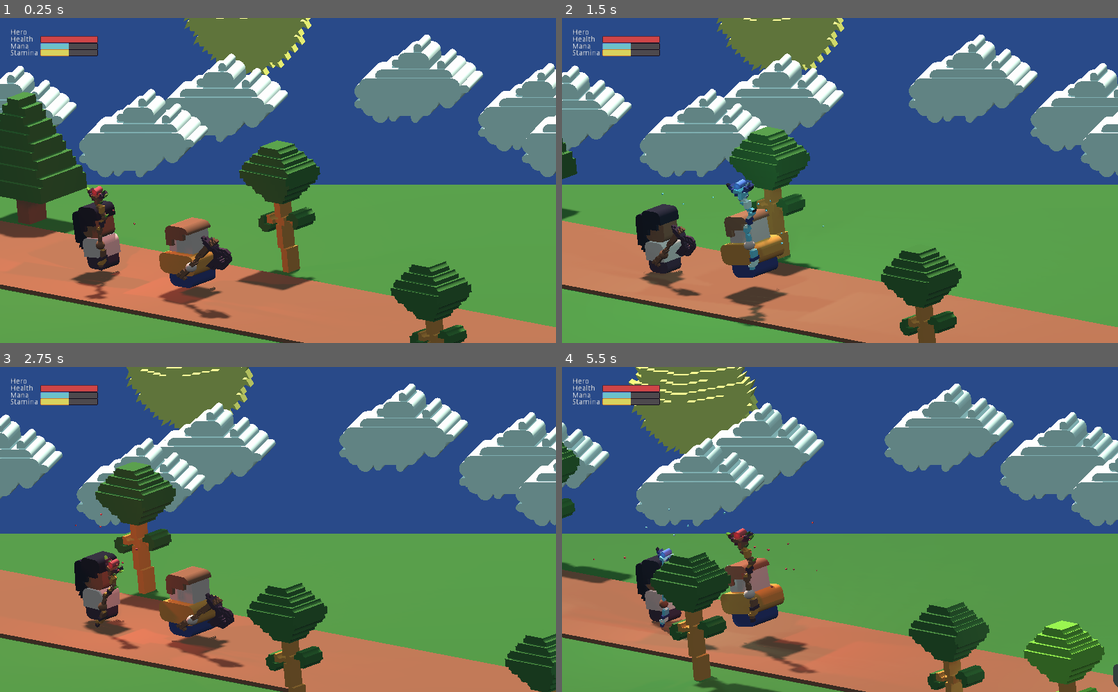
Above: before the commit, frames 1-4 (two rows, left to right).
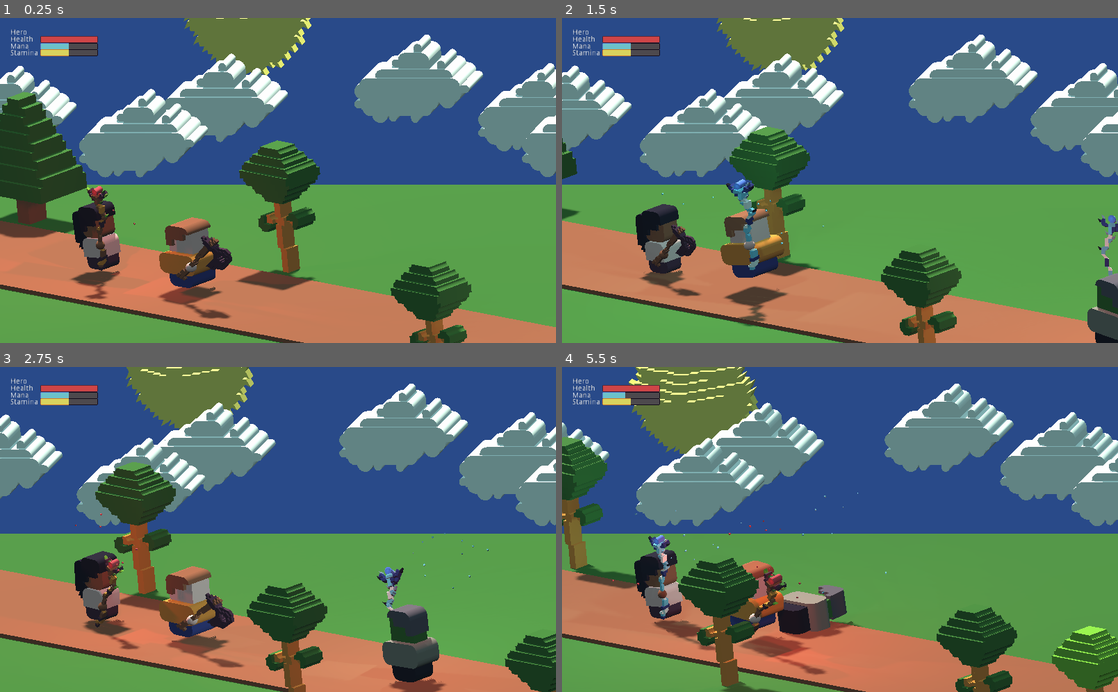
Above: after the commit, the same moments.

Repository: matt-cles/item-assistant
Game: Godot game, scene res://scenes/Main.tscn
The game is run twice, just before and just after one commit, with the same random seed, the same clock (stepped at 60 frames per second) and the same inputs.
Inputs:
- Up to frame 1 (0.25 s): no input
- Up to frame 2 (1.5 s): tap Enter (ui_accept) at 0.5, 0.77 s; hold Right (ui_right) 0.53-1.28 s; hold Left (ui_left) from 1.28 s (still down)
- Up to frame 3 (2.75 s): tap Enter (ui_accept) at 1.52 s; release Left (ui_left) at 2.03 s; hold Right (ui_right) from 2.03 s (still down)
- Up to frame 4 (5.5 s): tap Enter (ui_accept) at 3.02, 3.77, 4.52 s; release Right (ui_right) at 3.53 s; hold Left (ui_left) from 3.53 s (still down)

The runs differ from the first frame. In frame 1, 0.1% of the frame differs, in the area x 75-84%, y 86-100%; in frame 2, 1.3%; in frame 3, 3.2%; in frame 4, 15%, in the area x 0-100%, y 7-100%.

Commit message:
add death animation to enemies

Diff:
--- /dev/null
+++ b/animations/die.tres
@@ -0,0 +1,52 @@
+[gd_resource type="Animation" format=2]
+
+[resource]
+resource_name = "die"
+tracks/0/type = "value"
+tracks/0/path = NodePath("pivot:translation")
+tracks/0/interp = 1
+tracks/0/loop_wrap = true
+tracks/0/imported = false
+tracks/0/enabled = true
+tracks/0/keys = {
+"times": PoolRealArray( 0, 0.3, 0.6 ),
+"transitions": PoolRealArray( 1, 1, 1 ),
+"update": 0,
+"values": [ Vector3( 0, 0, 0 ), Vector3( 0, -0.132523, -0.754273 ), Vector3( 0, -0.226084, -0.754273 ) ]
+}
+tracks/1/type = "value"
+tracks/1/path = NodePath("pivot:rotation_degrees")
+tracks/1/interp = 1
+tracks/1/loop_wrap = true
+tracks/1/imported = false
+tracks/1/enabled = true
+tracks/1/keys = {
+"times": PoolRealArray( 0, 0.3 ),
+"transitions": PoolRealArray( 1, 1 ),
+"update": 0,
+"values": [ Vector3( 0, 0, 0 ), Vector3( -86.216, 0, 0 ) ]
+}
+tracks/2/type = "value"
+tracks/2/path = NodePath("pivot/RightHand:translation")
+tracks/2/interp = 1
+tracks/2/loop_wrap = true
+tracks/2/imported = false
+tracks/2/enabled = true
+tracks/2/keys = {
+"times": PoolRealArray( 0.3 ),
+"transitions": PoolRealArray( 1 ),
+"update": 0,
+"values": [ Vector3( -0.550165, 0.265628, -0.221791 ) ]
+}
+tracks/3/type = "value"
+tracks/3/path = NodePath("pivot:scale")
+tracks/3/interp = 1
+tracks/3/loop_wrap = true
+tracks/3/imported = false
+tracks/3/enabled = true
+tracks/3/keys = {
+"times": PoolRealArray( 0, 0.3, 0.6 ),
+"transitions": PoolRealArray( 1, 1, 1 ),
+"update": 0,
+"values": [ Vector3( 1, 1, 1 ), Vector3( 1, 1, 1 ), Vector3( 1, 0.999086, 0.762948 ) ]
+}
--- a/scenes/Enemy.tscn
+++ b/scenes/Enemy.tscn
@@ -9,6 +9,7 @@
 [ext_resource path="res://color_scheme/black.tres" type="Material" id=7]
 [ext_resource path="res://scripts/Enemy.gd" type="Script" id=8]
 [ext_resource path="res://animations/attack.tres" type="Animation" id=9]
+[ext_resource path="res://animations/die.tres" type="Animation" id=10]
 
 [sub_resource type="SphereMesh" id=1]
 
@@ -18,7 +19,7 @@
 script = ExtResource( 8 )
 
 [node name="pivot" type="Spatial" parent="."]
-transform = Transform( -1, 0, -8.74228e-08, 0, 1, 0, 8.74228e-08, 0, -1, 0, 0, 0 )
+transform = Transform( 1, 0, 0, 0, 0.999086, 0, 0, 0, 0.762948, 0, 0, 0 )
 
 [node name="EnemyMesh" type="MeshInstance" parent="pivot"]
 transform = Transform( 0.1, 0, 0, 0, 0.1, 0, 0, 0, 0.1, 0, 0, 0 )
@@ -29,7 +30,7 @@
 material/3 = ExtResource( 5 )
 
 [node name="RightHand" type="Spatial" parent="pivot"]
-transform = Transform( 0.268957, -0.926142, 0.26443, 0.960282, 0.236672, -0.147799, 0.0742996, 0.293679, 0.953012, -0.661307, 0.139597, 0.233837 )
+transform = Transform( -0.0219959, -0.772121, -0.635095, 0.130085, 0.627638, -0.76756, 0.991259, -0.0994995, 0.0866358, -0.364854, -0.0331169, -0.356495 )
 
 [node name="HandMesh" type="MeshInstance" parent="pivot/RightHand"]
 transform = Transform( 0.07, 9.11939e-11, -9.31323e-10, -2.4315e-09, 0.07, 1.10425e-08, -9.31323e-10, -1.08309e-10, 0.07, 0, 0, 0 )
@@ -40,6 +41,7 @@
 
 [node name="AnimationPlayer" type="AnimationPlayer" parent="."]
 anims/attack = ExtResource( 9 )
+anims/die = ExtResource( 10 )
 anims/still = ExtResource( 3 )
 anims/walk = ExtResource( 2 )
 
@@ -51,5 +53,9 @@
 shape = SubResource( 2 )
 
 [node name="EvilGlow" type="OmniLight" parent="."]
-transform = Transform( 1, 0, 0, 0, 1, 0, 0, 0, 1, 0, 1.05781, 0 )
-light_color = Color( 0.498039, 0.0196078, 0.0196078, 1 )
+transform = Transform( 1, 0, 0, 0, 1, 0, 0, 0, 1, 0, 0.842169, 0 )
+light_color = Color( 0.815686, 0.27451, 0.282353, 1 )
+
+[node name="VisibilityNotifier" type="VisibilityNotifier" parent="."]
+
+[connection signal="screen_exited" from="VisibilityNotifier" to="." method="_on_VisibilityNotifier_screen_exited"]
--- a/scenes/Main.tscn
+++ b/scenes/Main.tscn
@@ -288,10 +288,10 @@
 [node name="EnemySpawnPoint" type="Spatial" parent="World" groups=[
 "enemy_spawn_point",
 ]]
-transform = Transform( -0.883806, 0, 0.467853, 0, 1, 0, -0.467853, 0, -0.883806, 14.4998, -0.24233, 7.3047 )
+transform = Transform( -0.883806, 0, 0.467853, 0, 1, 0, -0.467853, 0, -0.883806, 6.98545, -0.24233, 3.32688 )
 
 [node name="Enemy" parent="World/EnemySpawnPoint" instance=ExtResource( 21 )]
-transform = Transform( -1, 0, -8.74228e-08, 0, 1, 0, 8.74228e-08, 0, -1, 10.8347, 0, -1.13249e-06 )
+transform = Transform( -1, 0, -8.74228e-08, 0, 1, 0, 8.74228e-08, 0, -1, 0, 0, 0 )
 
 [node name="Hero" parent="." instance=ExtResource( 1 )]
 transform = Transform( -0.883806, 0, 0.467853, 0, 1, 0, -0.467853, 0, -0.883806, -1.24697, -0.24233, -1.03104 )
--- a/scripts/Enemy.gd
+++ b/scripts/Enemy.gd
@@ -6,6 +6,7 @@
 onready var weapons = get_tree().get_nodes_in_group('weapon')
 
 var moving = true
+var dead = false
 var move_speed = 2
 var level = 1.0
 var damage_ratio:float
@@ -21,6 +22,8 @@
 	initialize()
 
 func initialize():
+	move_speed = 2
+	dead = false
 	health = 100 * level / 10.0
 	damage_ratio = level / 10.0
 	translation = Vector3.ZERO
@@ -43,7 +46,7 @@
 	events.emit_signal("stop_moving")
 
 func attack():
-	if not moving:
+	if not moving and not dead:
 		$AnimationPlayer.play("attack")
 		yield($AnimationPlayer, "animation_finished")
 		var damage = weapon.damage * damage_ratio
@@ -53,13 +56,14 @@
 func take_damage(damage):
 	health = health - damage
 	if health <= 0:
-		print('dead')
-		increase_difficulty()
-		initialize()
+		$AnimationPlayer.play("die")
+		dead = true
+		move_speed = 1
 		events.emit_signal("start_moving")
 
 func start_moving():
-	$AnimationPlayer.play("walk")
+	if not dead:
+		$AnimationPlayer.play("walk")
 	moving = true
 
 func stop_moving():
@@ -69,3 +73,8 @@
 func increase_difficulty():
 	level += settings.difficulty_increment
 	print(level)
+
+
+func _on_VisibilityNotifier_screen_exited():
+	increase_difficulty()
+	initialize()
Not shown: 1 places in scenes/Enemy.tscn that only renumber resources
